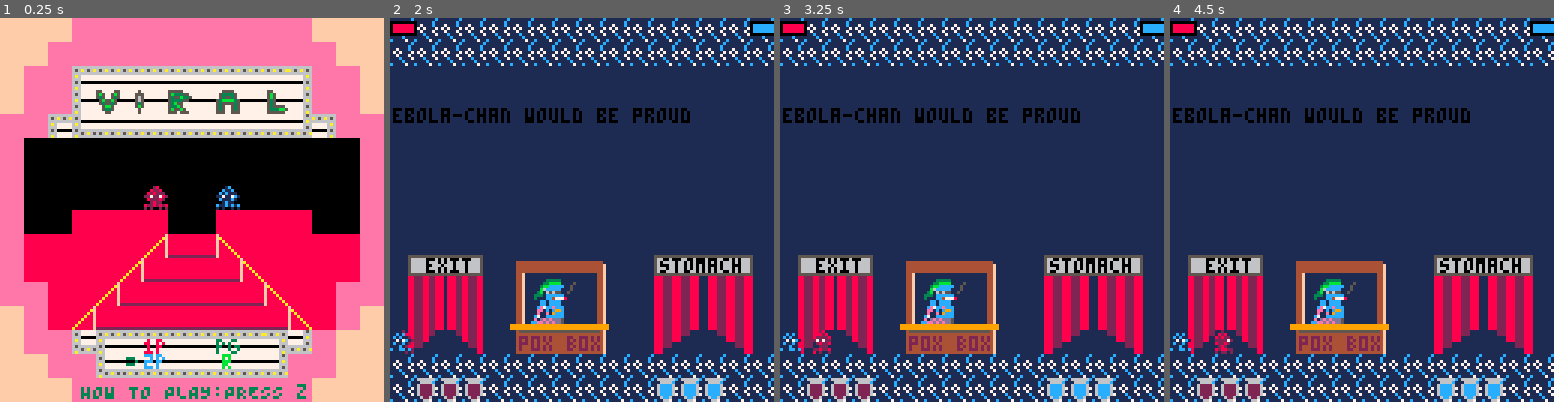
Above: before the commit, frames 1-4 (left to right).
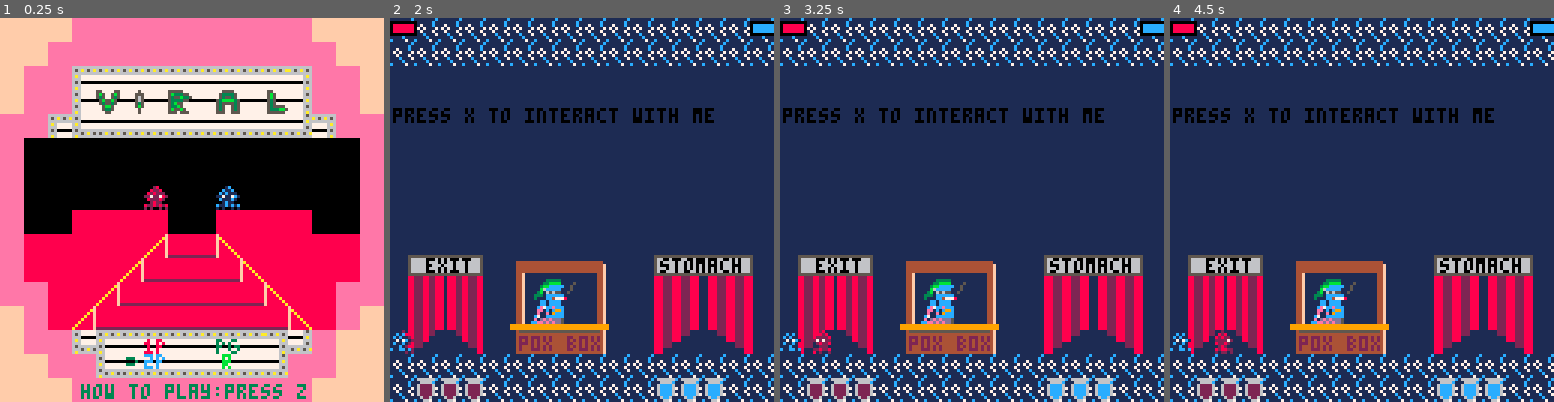
Above: after the commit, the same moments.

Repository: Von-dy/Game_Design_Final_Project
Game: PICO-8 cartridge viral.p8
Same seed, same stepped clock (60 frames per second), same inputs: the game is played once before the commit and once after it.
Inputs:
- Up to frame 1 (0.25 s): no input
- Up to frame 2 (2 s): tap X (X key) at 0.33, 1.07, 1.85 s; tap O (Z key) at 0.7, 1.7 s; hold Right from 1.6 s (still down)
- Up to frame 3 (3.25 s): release Right at 2.1 s; tap O (Z key) at 2.1, 2.5, 2.9 s; hold Up 2.15-2.42 s; hold Right 2.47-3.03 s; tap X (X key) at 2.97 s; hold Left from 3.08 s (still down)
- Up to frame 4 (4.5 s): tap O (Z key) at 3.3, 3.7, 4.1 s; release Left at 3.58 s; hold Down 3.63-3.97 s; hold Right from 4.02 s (still down); tap X (X key) at 4.08 s

The runs differ from the first frame. In frame 1, 0.5% of the frame differs, in the area x 21-74%, y 95-100%; in frame 2, 1.1%, in the area x 1-85%, y 23-28%; in frame 3, 1.1%; in frame 4, 1.1%.

Commit message:
good build

Diff:
--- a/viral.p8
+++ b/viral.p8
@@ -266,6 +266,10 @@
  elseif state==4 then
   return function()
    update_menu()
+  end
+ elseif state==5 then
+  return function()
+   draw_win()
   end
  end
 end
@@ -425,7 +429,7 @@
  lbx,lby,mode=0,0,0
  menu_color=0
  --state: 0=overworld, 1=boss, 2=transition, 3=gameover, 4=menu
- game={shopping=false, ready_count=0,frame_counter=0, state=4, next_boss=5, b_remaining={2}, b_faught={}, difficulty=1, menu=0, menuchoice=0, scores={}, activescores={}, screenshake=0, camx=0, camy=0,particles={}}
+ game={shopping=false, ready_count=0,frame_counter=0, state=4, next_boss=5, b_remaining={1,2,3}, b_faught={}, difficulty=1, menu=0, menuchoice=0, scores={},screenshake=0, camx=0, camy=0,particles={}}
  quotes={"there is nothing so patient, in this world or any other, as a virus searching for a host","it's in the misery …(1258 unchanged characters)…
  players={}
  game.update=curr_game:update_game(game.state)
@@ -461,20 +465,10 @@
   charge_max=100,
   menuselect=1
  }
+ game.scores[num]=0
  add(players,p)
 end
 
-function scoreboard()
- thisboard={
-  bossid=boss.id,
-  lasttime=time(),
-  timer=0,
-  total=0,
-  hitstaken=0,
-  hitsgiven=0
- }
- return thisboard
-end
 
 function init_boss()
  local n=game.next_boss
@@ -513,8 +506,13 @@
   if n==4 then x1,y1,x2,y2=15,57,21,64 end
   p.hit_box=make_box(x1,y1,x2,y2)
 
-  game.activescores[p.n]=scoreboard()
-  if game.next_boss==5 then p.mutation_tokens+=3 end --give players 3 tokens
+  if game.next_boss==5 then
+   if game.difficulty==0 then
+    p.mutation_tokens+=1
+   elseif game.difficulty==1 then
+    p.mutation_tokens+=3
+   end
+  end
  end
 
  --5. init boss functions
@@ -747,7 +745,16 @@
    if game.ready_count==#players then init_transition() end
   end
  else
-  return function() if boss.hp<=0 then init_transition() end end
+  return function()
+   if boss.hp<=0 then
+    if boss.id==4 then
+    	game.state=5
+    	game.update=curr_game:update_game(5)
+    else
+    init_transition()
+    end
+   end
+  end
  end
 end
 
@@ -942,7 +949,7 @@
 --throw items at a player
 function throw_item()
  local sx,sy,os=105,72,rnd(15)-rnd(15)
- if boss.id==4 then sx,sy=64,64 end
+ if boss.id==4 then sx,sy=64,48 end
  local target=players[flr(rnd(#players))+1]
  local b=targeted_attack(11,target.hit_box.xl,target.hit_box.yt,sx,sy,offset)
  if boss.id==4 then b.spd=2 end
@@ -1132,18 +1139,6 @@
   --see if all players are dead
   if #players==0 then game.state=3 game.update=curr_game:update_game(3) music(15) end
  end
- update_timers()
-end
-
-function update_timers()
- local t=time()
- for p in all(players) do
-  if t-game.activescores[p.n].lasttime>2 and p.hp>0 then
-   game.activescores[p.n].timer+=1
-   game.activescores[p.n].lasttime=t
-   game.activescores[p.n].total=(100*game.activescores[p.n].hitsgiven)-(50*game.activescores[p.n].hitstaken)-game.activescores[p.n].timer
-  end
- end
 end
 
 function player_hit(p,n)
@@ -1175,7 +1170,7 @@
 function player_hurt(p)
  p.hp-=1
  game.screenshake,p.hit_cooldown=7,120
- game.activescores[p.n].hitstaken+=1
+ game.scores[p.n]-=50
  sfx(48)
 end
 
@@ -1264,6 +1259,7 @@
 	   if boss.id==3 then for j=1,#boss.health_boxes do boss.health_boxes[j]-=1 end else boss.health_boxes[i]-=damage end
 	   p.dodge_meter+=p.charge_speed
     p_ac=30
+    game.scores[p.n]+=100
    end
    p_as=2
    sfx(49)
@@ -1336,7 +1332,7 @@
  local cost=pox_option_cost[option_index]
  if p.mutation_tokens>=cost then
   if option_index==2 then p.hp+=1
-  elseif option_index==3 then p.damage+=2
+  elseif option_index==3 then p.damage+=1
   elseif option_index==4 then p.attack_length+=5
   elseif option_index==5 then p.charge_speed+=5 p.charge_max+=15 end
   boss.pox_box_options[p.shop_option]=1
@@ -1418,8 +1414,6 @@
   draw_bullets()
   draw_platforms(boss.id)
   draw_players()
-  if boss.id==2 and boss.wave then
-   draw_box(14,boss.wave.hbox)   end
   if boss.shock_space then
 	  draw_box(14,boss.shock_space)
 	 end
@@ -1429,8 +1423,26 @@
   draw_gameover()
  elseif game.state==4 then
   draw_menu()
+ elseif game.state==5 then
+ 	draw_win()
  end
  draw_instructions()
+end
+
+function draw_win()
+ print_quote("congratulations, you won!    thanks for playing",30,0,10,7)
+ print("scores:",0,32)
+ spr(6,10,40)
+ print(game.scores[0],20,40,11)
+ if game.scores[1] then spr(38,70,40) print(game.scores[1],80,40) end
+ print("credits",15,56,7)
+ print("")
+ print("john demey")
+ print("drew merryman")
+ print("madeleine boies")
+ print("michael russell")
+ print("...and michael von der lippe")
+
 end
 
 function draw_smoke(ss)
@@ -1479,24 +1491,24 @@
     if game.menuchoice>0 then sely=106 else sely=110 end
    end
    spr(41, selx, sely)
-   print("HOW TO PLAY:PRESS z", 27, 122, 3)
+   print("how to play:press z", 27, 122, 3)
   end
 
 function draw_instructions()
  if instructions == true and game.menu==0 then
    rect(4,4,123,123,11)
    rectfill(10,10,118,118,7)
-   print("ability/interect/select: x",10,10,11)
+   print("ability/interact/select: x",10,10,11)
    print("attack/purchase:         z",10,20,11)
    print("movement:       arrow keys",10,30,11)
    print("scarlet-fever (player 1)",10,40,8)
    print("ability: diffusion",10,50,8)
-   print("description",10,60,8)
-   print("description cont.",10,70,8)
+   print("move through bullets and ",10,60,8)
+   print("platforms in a hot blaze",10,70,8)
    print("commander cold (player 2)",10,80,12)
    print("ability: chills",10,90,12)
-   print("description",10,100,12)
-   print("description cont.",10,110,12)
+   print("become a block of ice to",10,100,12)
+   print("block bullets",10,110,12)
  end
 end
 
@@ -1635,7 +1647,7 @@
 
   for p in all(players) do
    if p.shopping==true then
-    print(p.mutation_tokens,40+(16*p.n), 64,8+p.n*4) --print player tokens
+    print(p.mutation_tokens,40+(16*p.n), 64) --print player tokens
     if p.shop_option==i then spr(16+(32*p.n),x+(12*p.n),23) end --print player option selection icon
    end
   end
@@ -1766,19 +1778,10 @@
  cls()
  print("game over",50,30,3)
  line(50,36,84,36,3)
- print("time",24,42,11)
- print("hits",44,42)
- print("flubs",64,42)
- print("score",92,42)
- local ypos=56
- for p in all(players) do
-  if p.n<1 then spr(6,12,ypos) else spr(38,12,ypos) end
-  print(game.activescores[p.n].timer,30,ypos)
-  print(game.activescores[p.n].hitsgiven,50,ypos)
-  print(game.activescores[p.n].hitstaken,70,ypos)
-  print(game.activescores[p.n].total,96,ypos)
-  ypos+=16
- end
+ print("score",86,42)
+ spr(6,26,56)
+ print(game.scores[0],88,57,11)
+ if game.scores[1] then spr(38,26,72) print(game.scores[1],88,73) end
  print("x to restart",45,100,3)
 end
 
